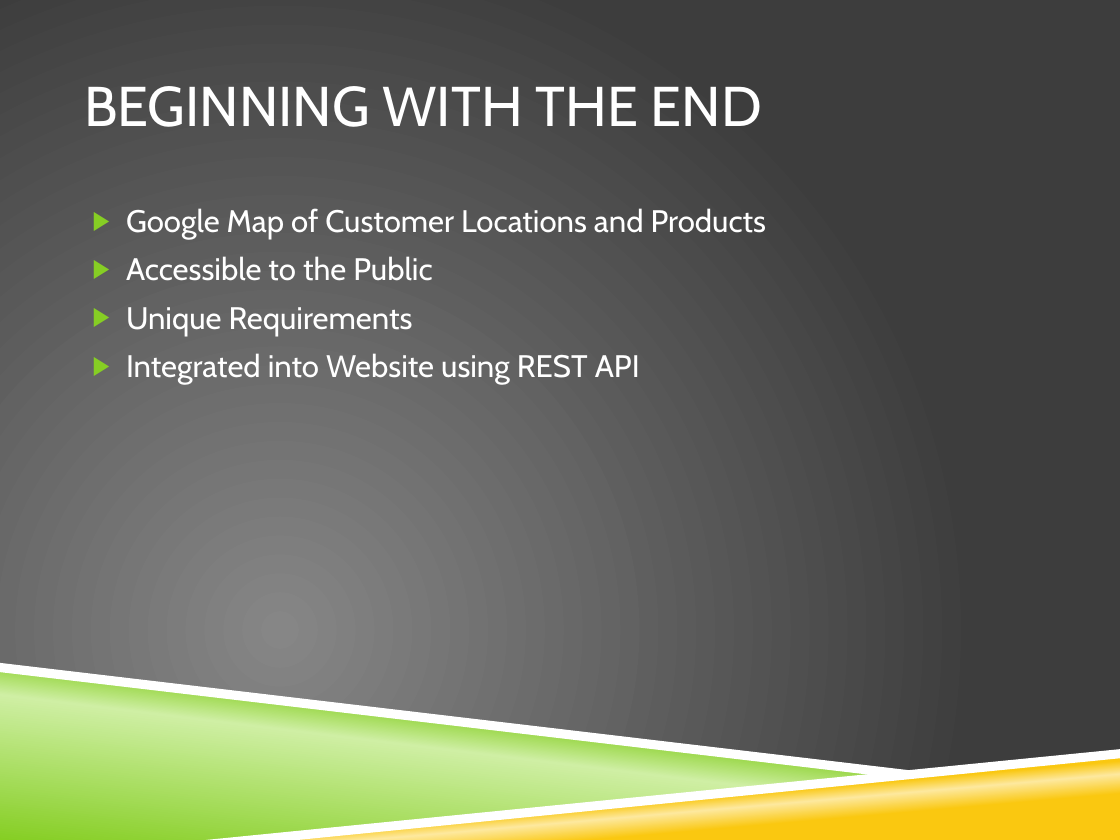
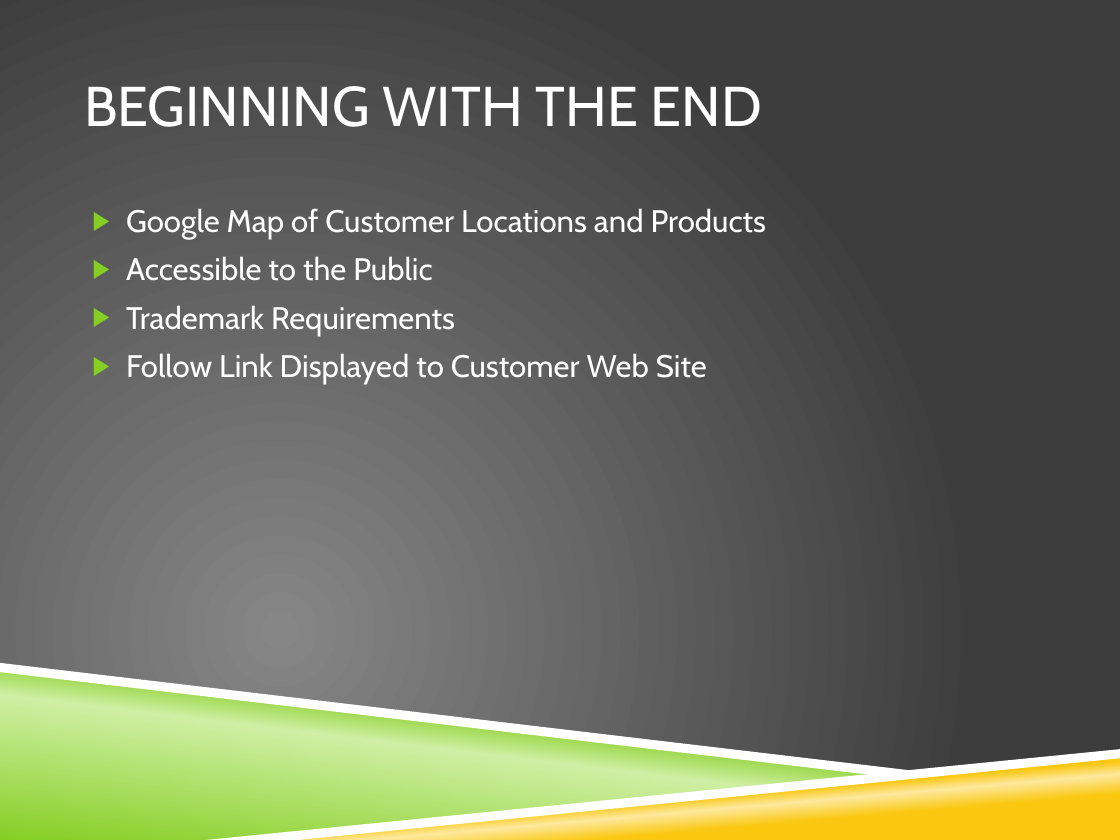
Before and after one commit to kalho13/GRUG_Presentation, a slide deck: slide 2 of SF_UserGroup_Presentation_Theme5.pptx. Drawn at 1120x840 pixels with LibreOffice and Linux fonts; fonts in the diff are those of the drawing; background and template pictures are left out. Boxes give left, top, right and bottom in pixels: in the first picture for what was removed or moved away, otherwise in the second. Text is boxed around its words. In the diff, an @@ line names an element or a change of style, - is before the commit and + after.

Commit message:
Update to Presentation

```diff
--- a/SF_UserGroup_Presentation_Theme5.pptx
+++ b/SF_UserGroup_Presentation_Theme5.pptx
@@ text at <box>126,305,707,384</box>: text changed @@
-▶ Unique Requirements
-▶ Integrated into Website using REST API
+▶ Trademark Requirements
+▶ Follow Link Displayed to Customer Web Site
```
Also in this commit, not shown: 1 other slide changed.
